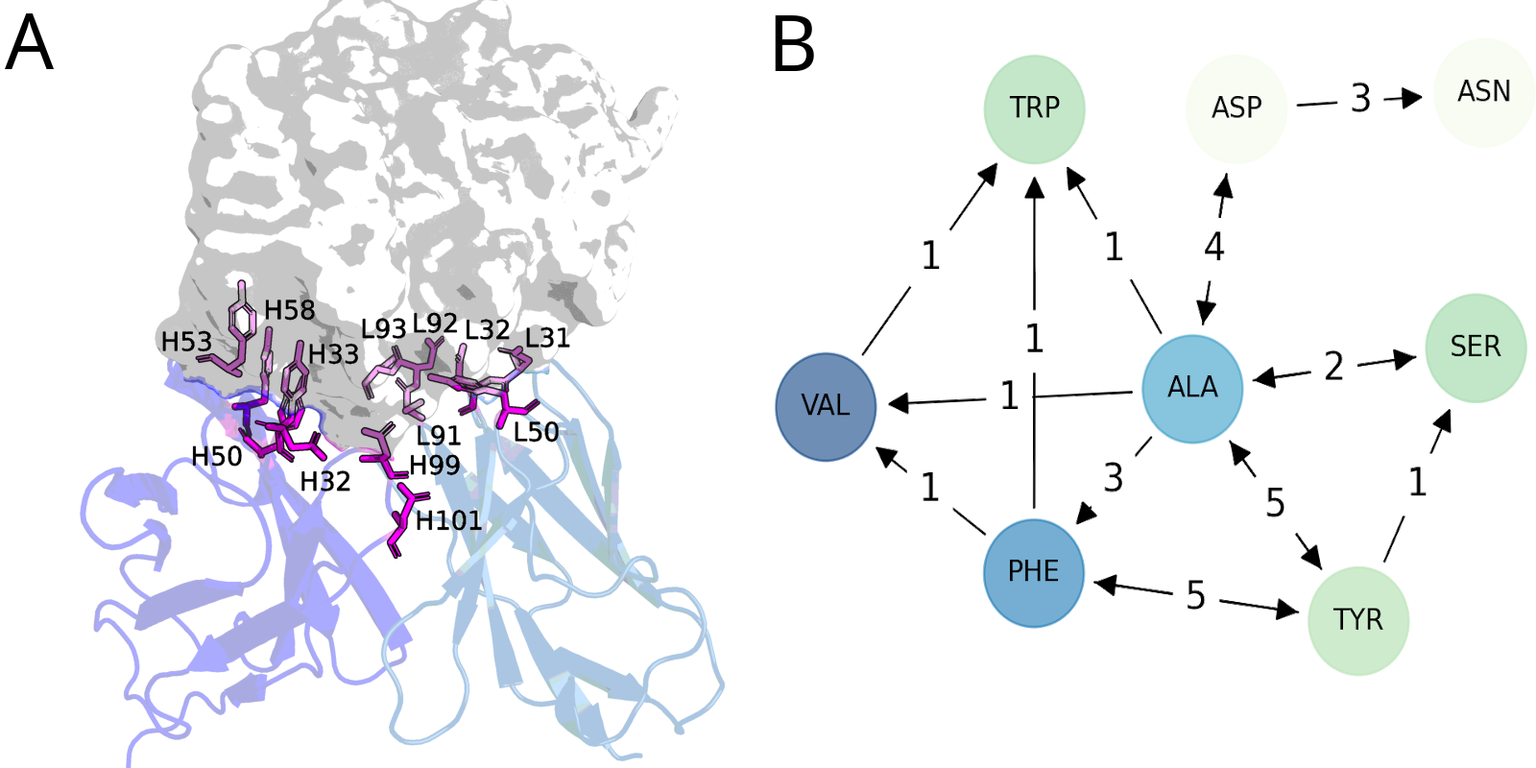
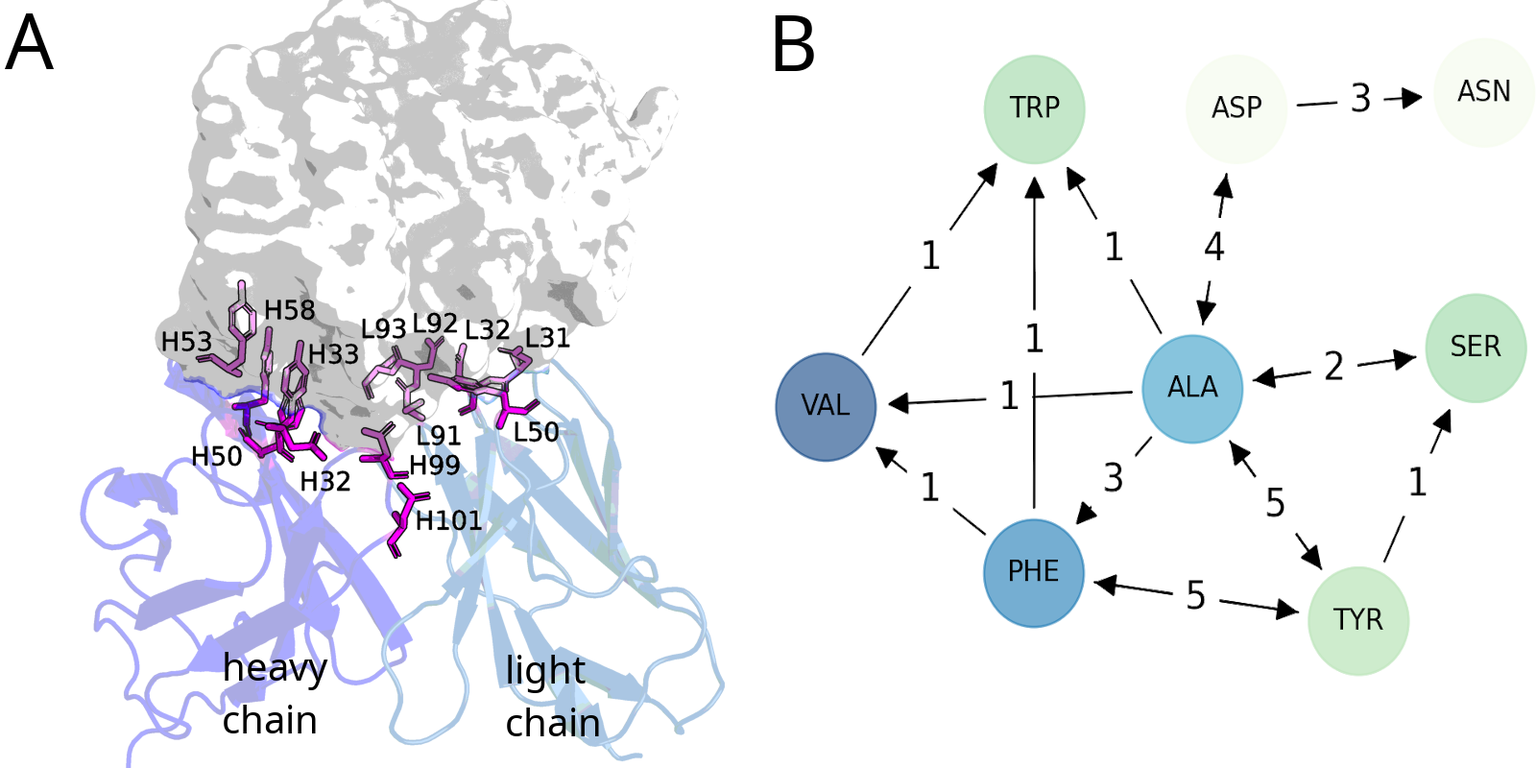
Layers edited between the first and the second w=1536, h=768 image:
added layer "light ..." above "heavy ..." over [506, 654, 599, 737]
added layer "heavy ..." above "Pasted Layer" over [223, 651, 329, 734]
